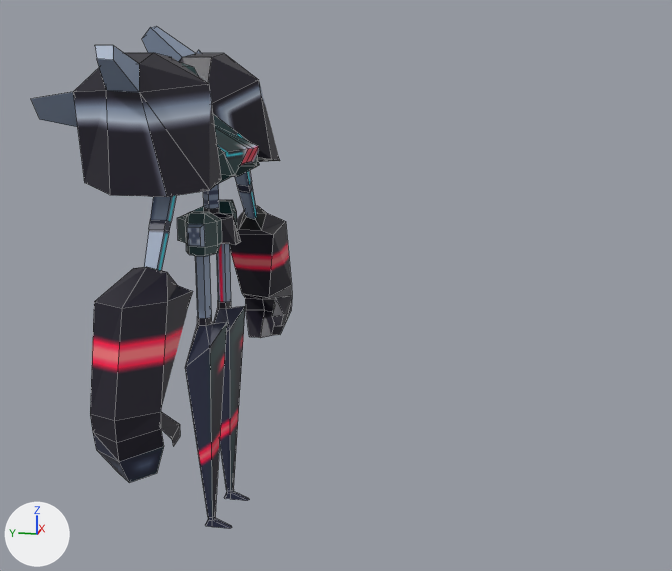
A saved change to the COLLADA model models/boss.dae.
The view is the same before and after, from a camera (50 mm lens) standing at (-12.56, -4.32, 6.91) and looking at (-0.02, -1.81, 3.77). Lighting does not change. The marker at lower left points along +X, +Y and +Z. Mesh edges are drawn as thin lines. Where no turn or scale is listed for an object, it has been applied to the vertices.
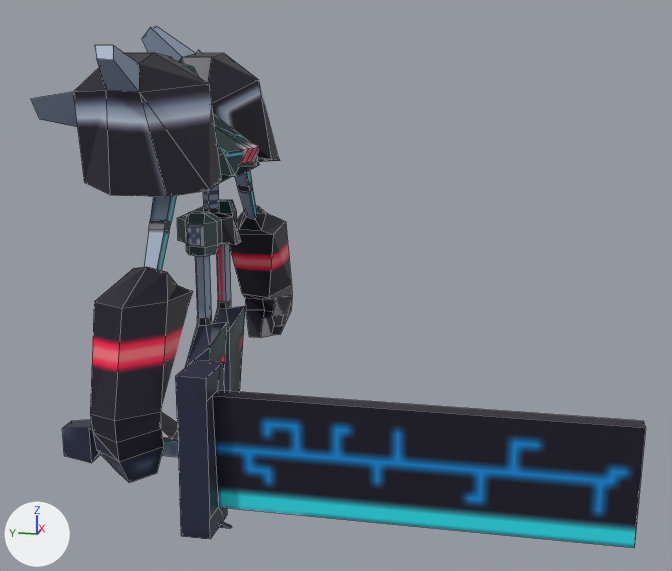
The newer file is also rescaled (x0.278), turned or shifted as a whole; pictures and numbers use the older file's frame.

Changed parts and their boxes [x1, y1, x2, y2] in the pictures (672 x 571 px):
'sword', added: after [62, 360, 646, 548]

Diff of the bpy script that builds the scene:
```diff
--- a/models/boss.dae.py
+++ b/models/boss.dae.py
@@ img_sword_uv_png @@
+img_sword_uv_png = load_image('sword_uv.png', 'working_art/sword_uv.png', 64, 64, 'sRGB')
@@ mat_sword_uv @@
+mat_sword_uv = principled_material('sword_uv')
+mat_sword_uv.texture = img_sword_uv_png
+mat_sword_uv.roughness = 0.44
@@ me_cube @@
+me_cube.from_pydata(...)  # 36 vertices, 27 faces; spans x -0.37..0.29, y -5.66..0.95, z -1.03..0.94
+me_cube.materials.append(mat_sword_uv)  # picture img_sword_uv_png
@@ ob_sword @@
+ob_sword = bpy.data.objects.new('sword', me_cube)
+ob_sword.location = (-2.86, -0.04, 2.49)
```
